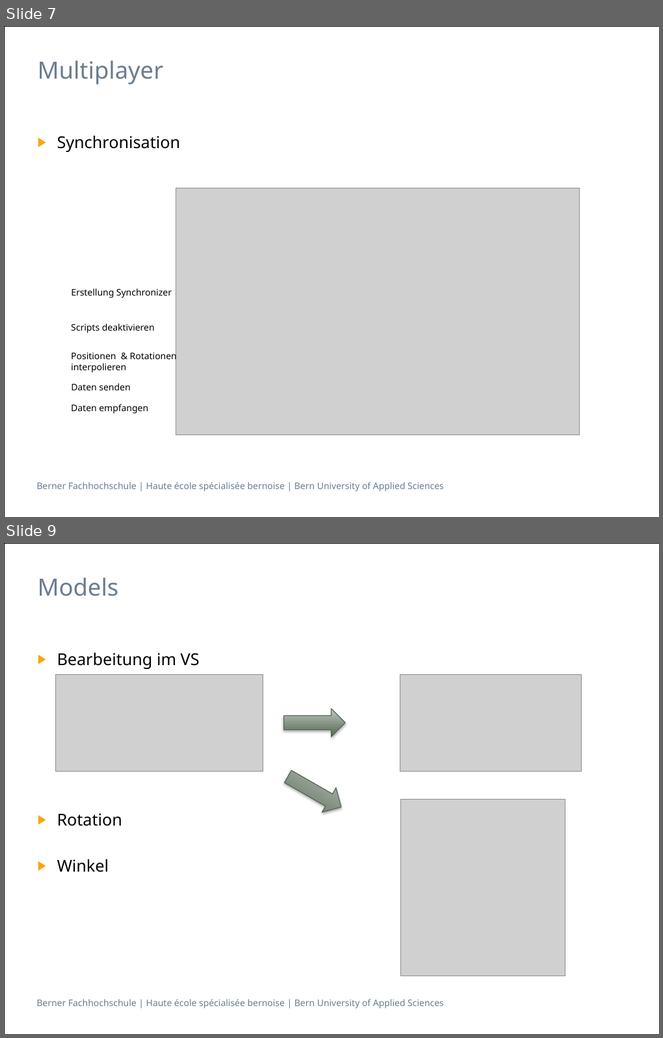
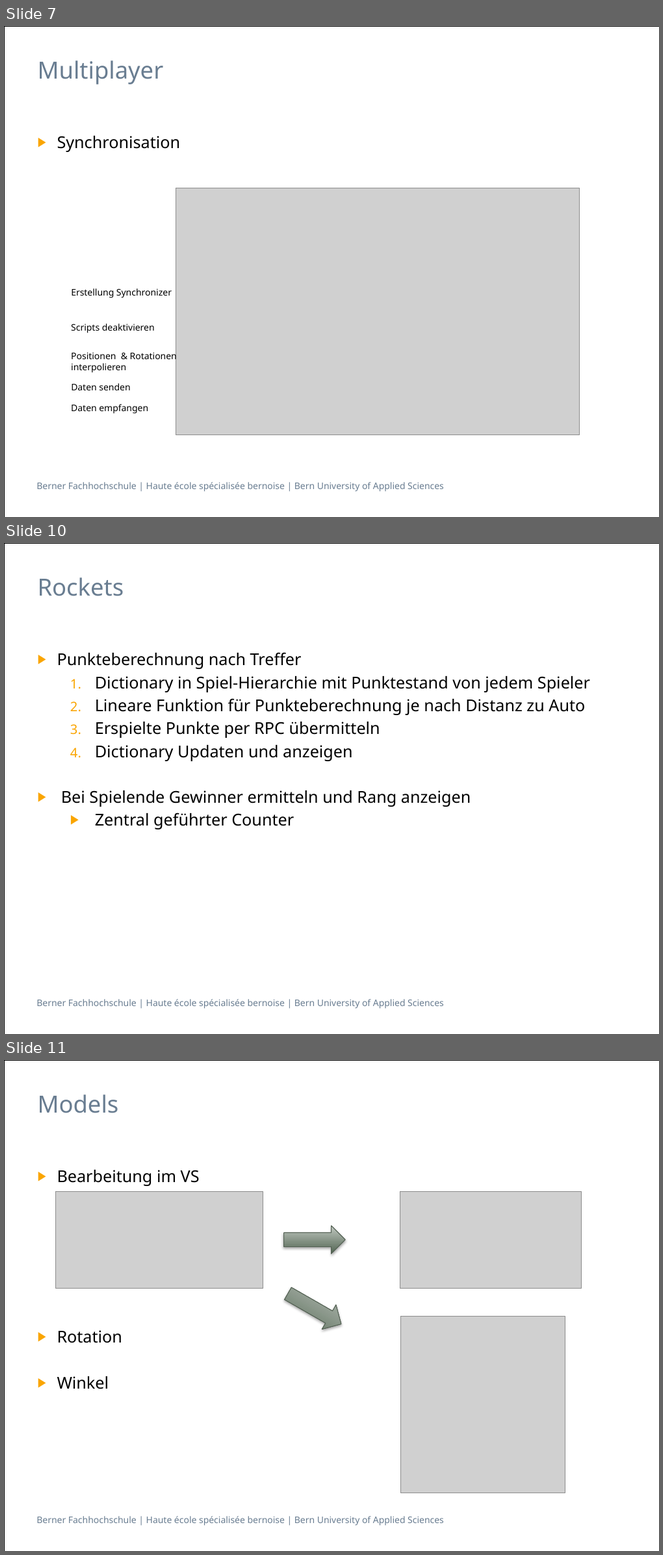
Before and after one commit to villj2/ch.bfh.bti7527aGameDevelopment, a slide deck: Docs/RocketShooter.pptx. Shown one above the other, each under a label of ours: slides 7 and 9 before the commit, slides 7, 10 and 11 after it; the slides between them are not shown. The pictures are 663x1038 and 663x1555 pixels, drawn with LibreOffice and Linux fonts; fonts in the diff are those of the drawing; grey boxes stand for pictures. Boxes give left, top, right and bottom in pixels: in the first picture for what was removed or moved away, otherwise in the second. Text is boxed around its words. In the diff, an @@ line names an element or a change of style, - is before the commit and + after.

```diff
--- a/Docs/RocketShooter.pptx
+++ b/Docs/RocketShooter.pptx
@@ slide 10 added at bbox=[4, 543, 659, 1034], background #FFFFFF; not listed: 2 template elements that a slide beside it also shows @@
@@ title added at bbox=[38, 577, 124, 596], 26 pt, text #697D91 @@
+Rockets
@@ text added at bbox=[57, 652, 590, 830], 18 pt, text #000000 @@
+▶ Punkteberechnung nach Treffer
+  1. Dictionary in Spiel-Hierarchie mit Punktestand von jedem Spieler
+  2. Lineare Funktion für Punkteberechnung je nach Distanz zu Auto
+  3. Erspielte Punkte per RPC übermitteln
+  4. Dictionary Updaten und anzeigen
+▶ Bei Spielende Gewinner ermitteln und Rang anzeigen
+  ▶ Zentral geführter Counter
@@ what was slide 9 is now slide 11 @@
```
Also in this commit, not shown: 2 slides changed, 2 other slides added, 1 slide removed, 4 other files.
